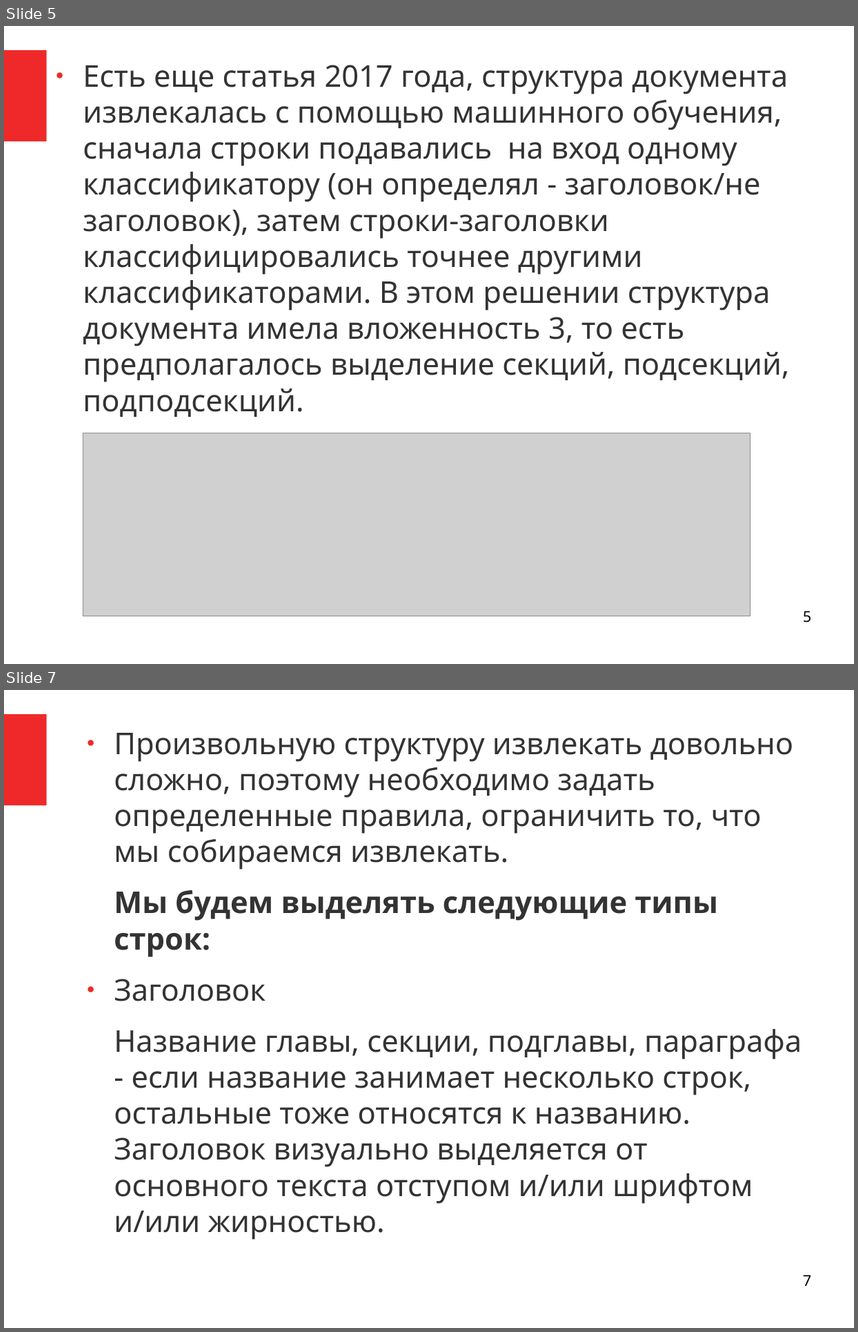
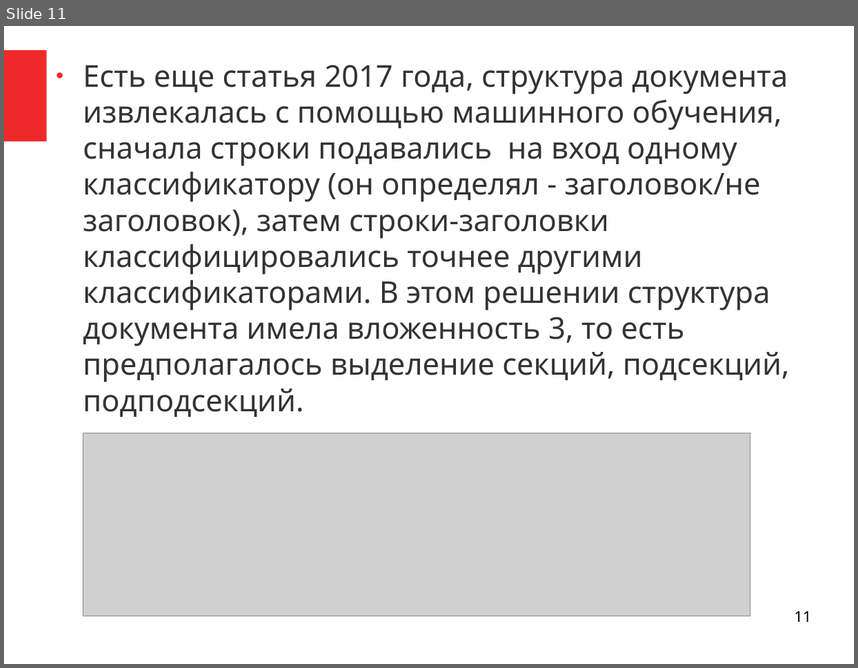
Before and after one commit to NastyBoget/document_structure_extraction, a slide deck: статьи/защита.odp. Shown one above the other, each under a label of ours: slides 5 and 7 before the commit, slide 11 after it; the slides between them are not shown. The pictures are 858x1332 and 858x668 pixels, drawn with LibreOffice and Linux fonts; fonts in the diff are those of the drawing; grey boxes stand for pictures. Boxes give left, top, right and bottom in pixels: in the first picture for what was removed or moved away, otherwise in the second. Text is boxed around its words. In the diff, an @@ line names an element or a change of style, - is before the commit and + after.

```diff
--- a/статьи/защита.odp
+++ b/статьи/защита.odp
@@ slide 7 removed at (x1=4, y1=690, x2=854, y2=1328), background #FFFFFF; not listed: 1 template element that a slide beside it also shows @@
@@ text removed at (x1=114, y1=733, x2=802, y2=1239) @@
-● Произвольную структуру извлекать довольно сложно, поэтому необходимо задать определенные правила, ограничить то, что мы собираемся извлекать.
-Мы будем выделять следующие типы строк:
-● Заголовок
-Название главы, секции, подглавы, параграфа - если название занимает несколько строк, остальные тоже относятся к названию. Заголовок визуально выделяется от основного текста отступом и/или шрифтом и/или жирностью.
@@ page number removed at (x1=803, y1=1274, x2=811, y2=1285) @@
-7
@@ what was slide 5 is now slide 11 @@
@@ page number at (x1=794, y1=610, x2=811, y2=621): text changed @@
-5
+11
```
Also in this commit, not shown: 9 slides changed, 2 slides added, 3 other slides removed, 5 other files.
